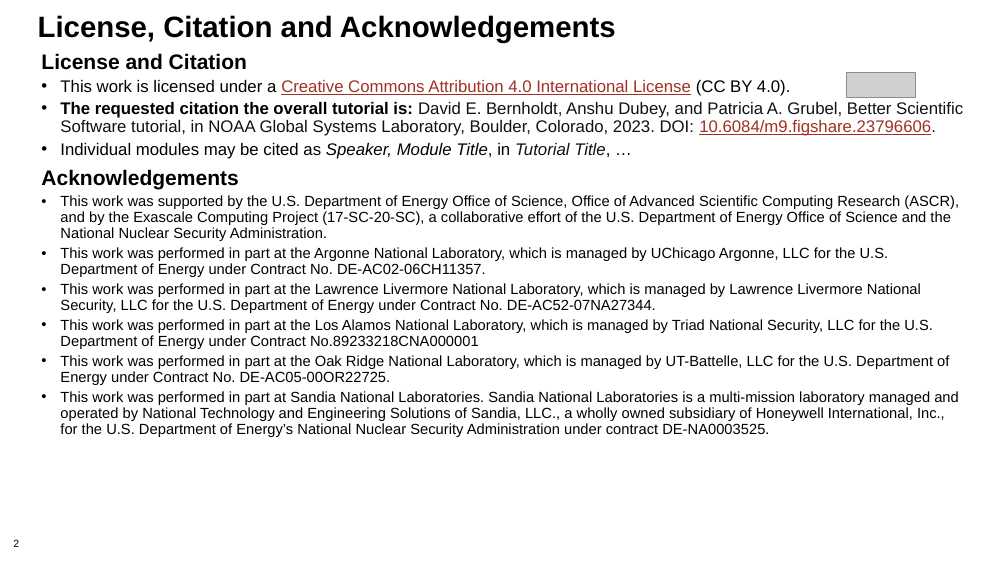
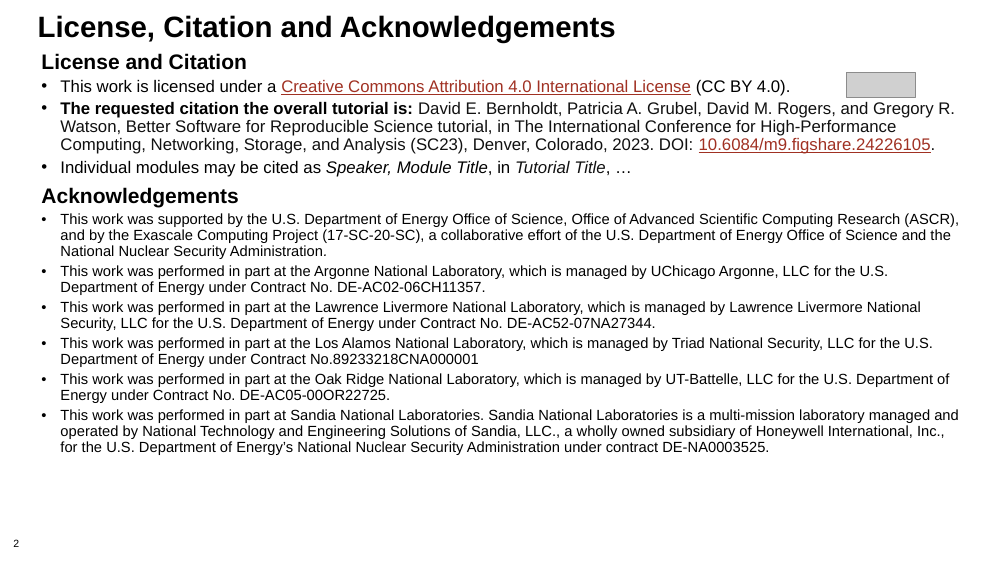
Before and after one commit to bssw-tutorial/presentations, a slide deck: slide 2 of lab-notebooks.pptx. Drawn at 1008x567 pixels with LibreOffice and Linux fonts; fonts in the diff are those of the drawing; grey boxes stand for pictures; background and template pictures are left out. Boxes give left, top, right and bottom in pixels: in the first picture for what was removed or moved away, otherwise in the second. Text is boxed around its words. In the diff, an @@ line names an element or a change of style, - is before the commit and + after.

Commit message:
Update DavidB's presentations for SC23

```diff
--- a/lab-notebooks.pptx
+++ b/lab-notebooks.pptx
@@ text at (60,102,955,154): text changed @@
-• The requested citation the overall tutorial is: David E. Bernholdt, Anshu Dubey, and Patricia A. Grubel, Better Scientific Software tutorial, in NOAA Global Systems Laboratory, Boulder, Colorado, 2023. DOI: 10.6084/m9.figshare.23796606.
+• The requested citation the overall tutorial is: David E. Bernholdt, Patricia A. Grubel, David M. Rogers, and Gregory R. Watson, Better Software for Reproducible Science tutorial, in The International Conference for High-Performance Computing, Networking, Storage, and Analysis (SC23), Denver, Colorado, 2023. DOI: 10.6084/m9.figshare.24226105.
```
Also in this commit, not shown: 1 other slide changed, 1 other file.
